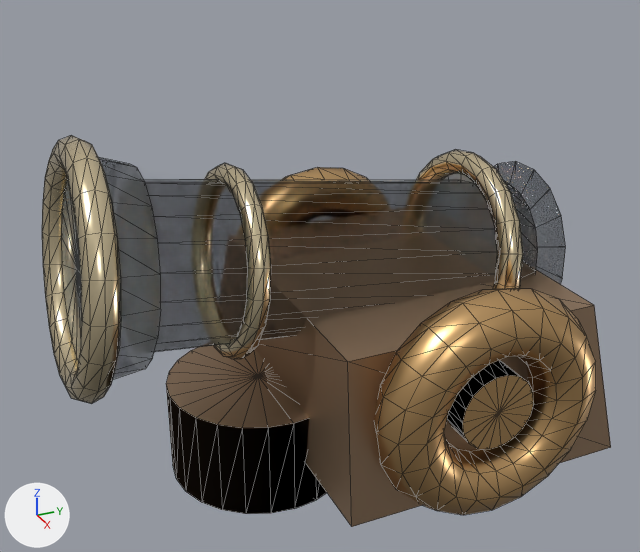
The glTF model public/games/game102/art/cannon.glb as it was, and as the next commit left it.
Rendered twice from a camera (50 mm lens) standing at (2.38, -1.31, 1.83) and looking at (0.05, -0.26, 0.66). The axes (+X, +Y, +Z) are drawn at lower left. The lights are the same throughout. The first picture is the older version. Mesh edges are drawn as thin lines. Vertices at exactly the same position are counted once.

Names of what the first picture shows: 'barrel', 'barrel_trim', 'carriage', 'wheel_l', 'wheel_r'.
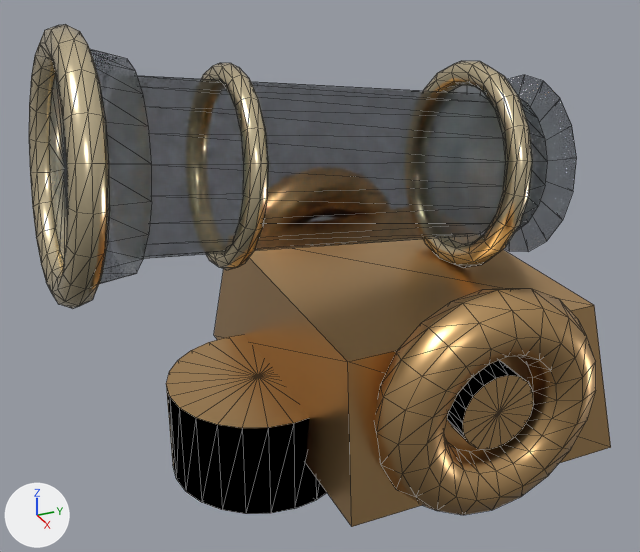
The change, as a diff of the scene's bpy script:
```diff
--- a/public/games/game102/art/cannon.glb.py
+++ b/public/games/game102/art/cannon.glb.py
@@ mat_carriage_mat @@
 mat_carriage_mat = principled_material('carriage_mat')
-mat_carriage_mat.base_color = (0.431, 0.29, 0.184)  # beige #af9377
+mat_carriage_mat.base_color = (0.722, 0.451, 0.2)  # beige #ddb37c
 mat_carriage_mat.metallic = 0.85
@@ me_barrel @@
 # used by ob_barrel; location = (0.0, 0.0, 0.0)
-me_barrel.from_pydata(...)  # 143 vertices, 276 faces; spans x -0.34..0.34, y -1.03..0.53, z 0.33..1.13
+me_barrel.from_pydata(...)  # 143 vertices, 276 faces; spans x -0.34..0.34, y -1.03..0.53, z 0.63..1.43
+# me_barrel part 1: the whole mesh is moved by (0.0, 0.0, 0.3)
 me_barrel.materials.append(mat_barrel_mat)
@@ me_barrel_trim @@
 # used by ob_barrel_trim; location = (0.0, 0.0, 0.0)
-me_barrel_trim.from_pydata(...)  # 480 vertices, 960 faces; spans x -0.38..0.38, y -1.082..0.354, z 0.309..1.177
+me_barrel_trim.from_pydata(...)  # 480 vertices, 960 faces; spans x -0.38..0.38, y -1.082..0.354, z 0.609..1.477
+# me_barrel_trim part 2: the whole mesh is moved by (0.0, 0.0, 0.3)
 me_barrel_trim.materials.append(mat_barrel_trim_mat)
```

Pixel boxes [x1, y1, x2, y2] of what changed, in the pictures (640 x 552 px):
'barrel', moved: before [61, 157, 565, 380]; after [49, 49, 577, 284]
'carriage', recoloured: [166, 270, 611, 526] in both
'barrel_trim', moved: before [42, 135, 523, 404]; after [29, 24, 533, 308]
